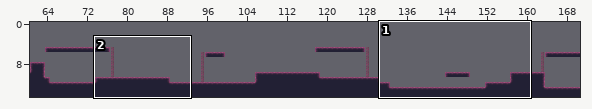
Two versions of a level (Tiled map (JSON), assets/levels/level2.tmj). The picture above shows the old version from afar; the outline marks the close-up.
Close-up. Earlier state:
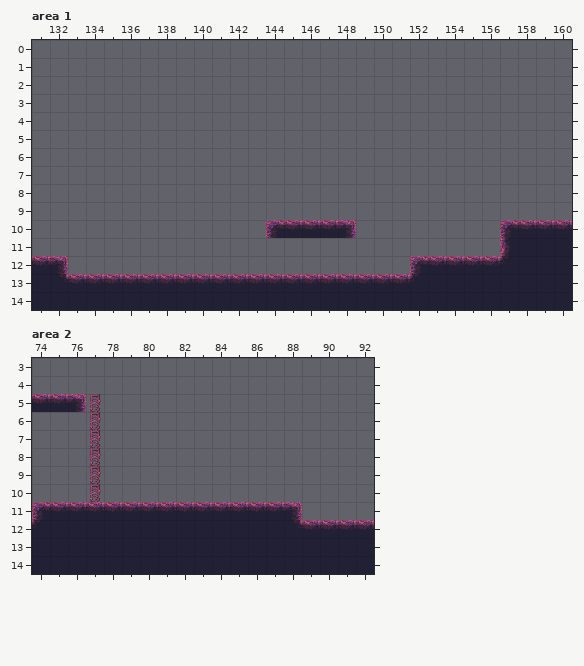
Cells are 32x32 px. Shown: area 1 x 131..160, y 0..14; area 2 x 74..92, y 3..14. The commit also changed other parts of the map, which this record leaves out.
The same view after the edit:
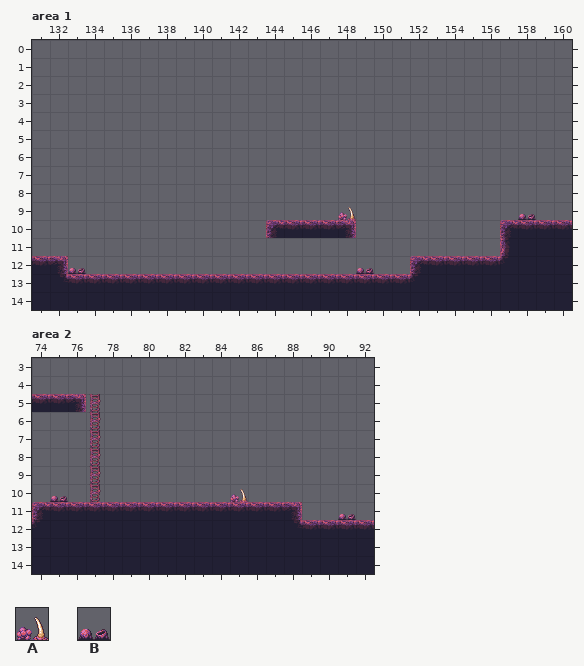
Key: from "Fleshbound_Fangs_and_Pustules": A 0, B 1.
_ is an empty cell.
Tiles of an added or newly shown layer are drawn over the layers below it.
Edits made:
Layer "decor" (added), area 1:
There is now tile A in row 9 at x 148.
There is now tile B in row 9 at x 158; in row 12 at x 133 and 149.
Layer "decor" (added), area 2:
There is now tile A in row 10 at x 85.
There is now tile B in row 10 at x 75; in row 11 at x 91.
Changed places in both close-ups, as pixel boxes (x1, y1, x2, y2):
added: (338, 207, 356, 220)
added: (518, 214, 536, 220)
added: (68, 268, 86, 274)
added: (356, 268, 374, 274)
added: (50, 496, 68, 502)
added: (230, 489, 248, 502)
added: (338, 514, 356, 520)
